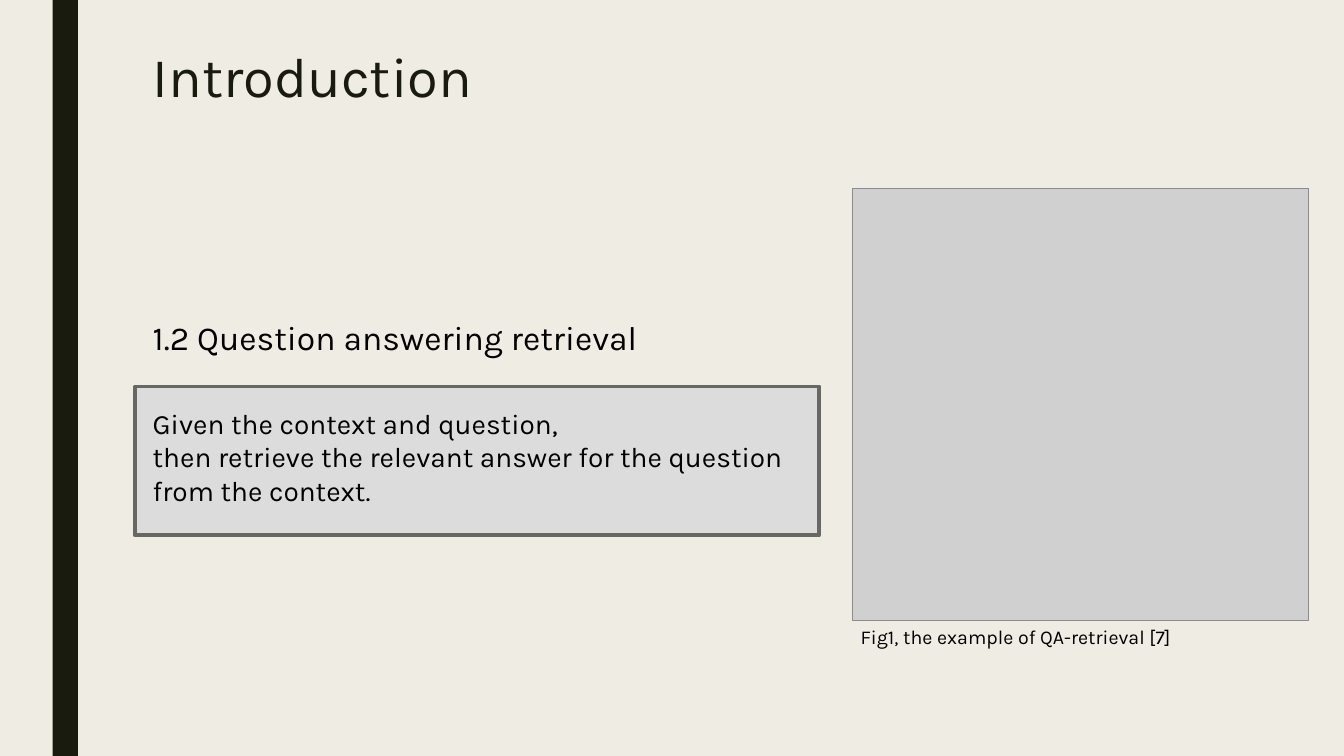
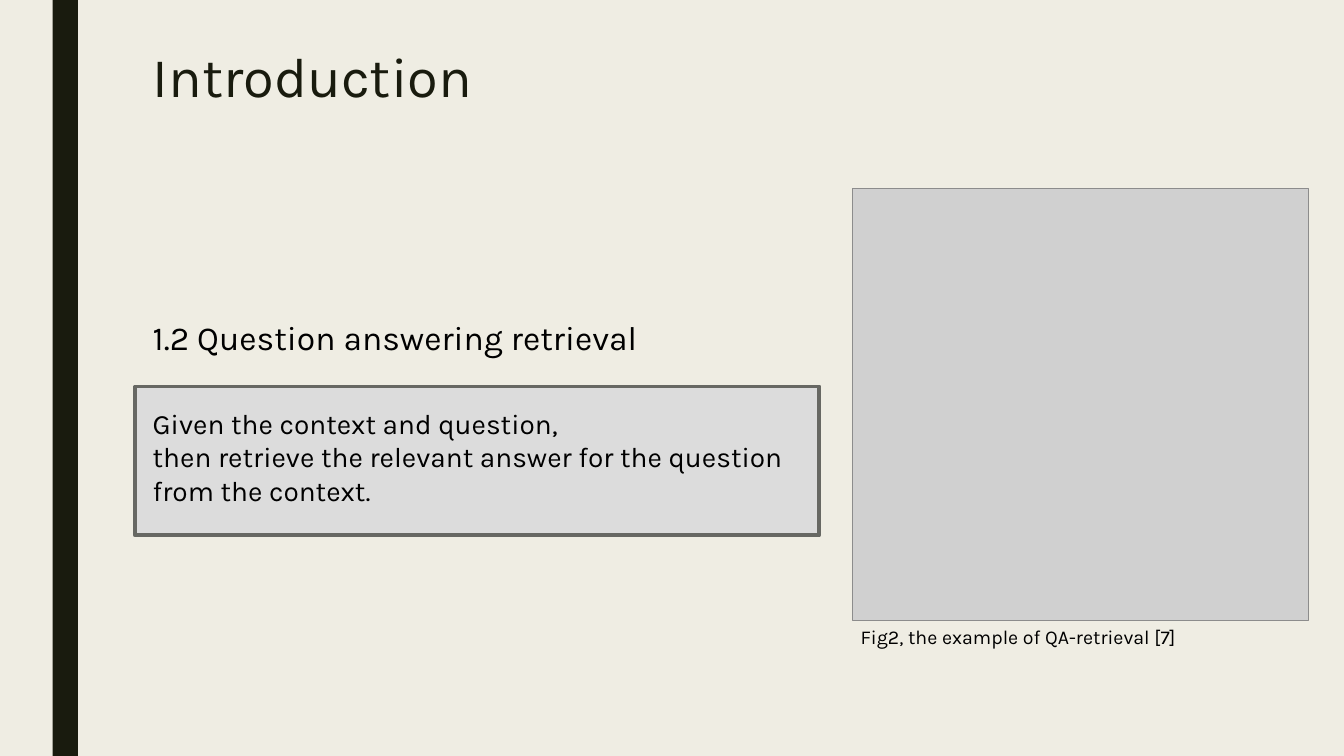
Before and after one commit to wangjasonx62301/How-multitasking-benefits-QA-Retrieval, a slide deck: slide 4 of Temp_2.pptx. Drawn at 1344x756 pixels with LibreOffice and Linux fonts; fonts in the diff are those of the drawing; grey boxes stand for pictures. Boxes give left, top, right and bottom in pixels: in the first picture for what was removed or moved away, otherwise in the second. Text is boxed around its words. In the diff, an @@ line names an element or a change of style, - is before the commit and + after.

```diff
--- a/Temp_2.pptx
+++ b/Temp_2.pptx
@@ text at (x1=861, y1=629, x2=1175, y2=649): text changed @@
-Fig1, the example of QA-retrieval [7]
+Fig2, the example of QA-retrieval [7]
```
Also in this commit, not shown: 13 other slides changed, 6 slides added, 2 slides removed, 5 other files.
